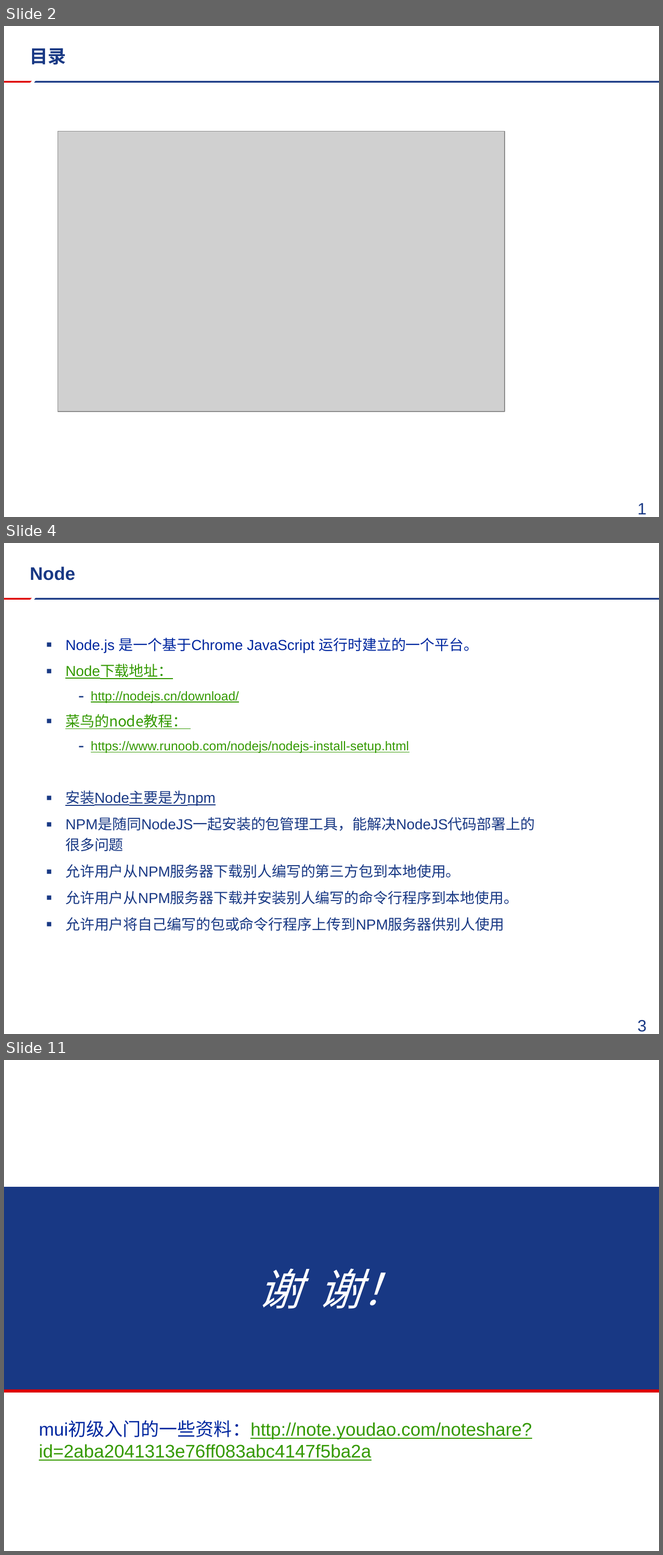
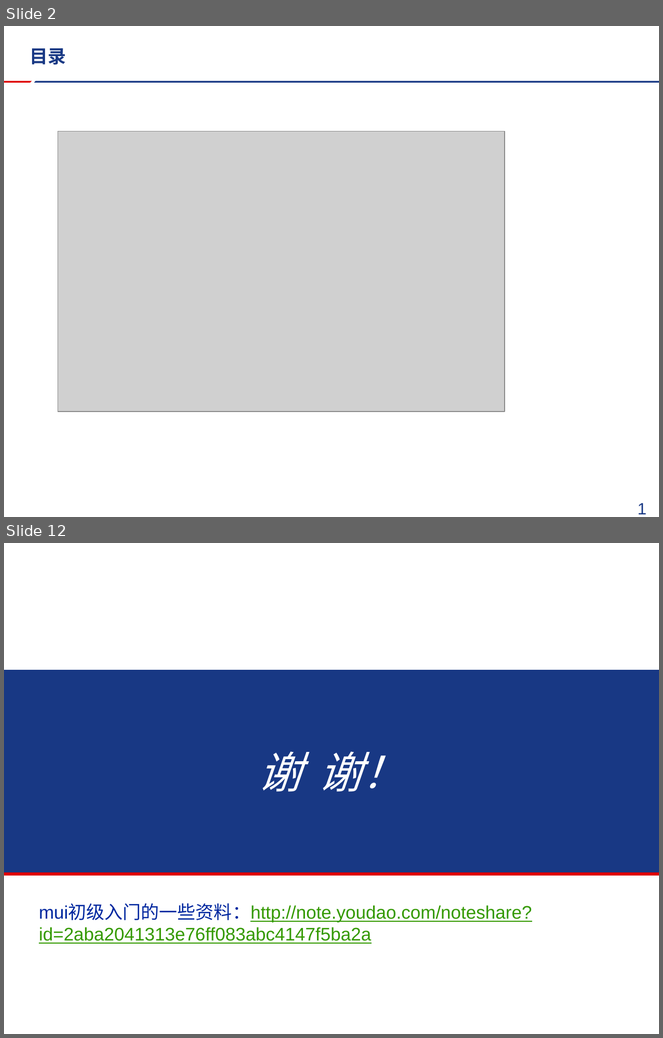
Before and after one commit to FireSmallPanda/swdt, a slide deck: javascript技术分享/mui以及推送分享.pptx. Shown one above the other, each under a label of ours: slides 2, 4 and 11 before the commit, slides 2 and 12 after it; the slides between them are not shown. The pictures are 663x1555 and 663x1038 pixels, drawn with LibreOffice and Linux fonts; fonts in the diff are those of the drawing; grey boxes stand for pictures; background and template pictures are left out. Boxes give left, top, right and bottom in pixels: in the first picture for what was removed or moved away, otherwise in the second. Text is boxed around its words. In the diff, an @@ line names an element or a change of style, - is before the commit and + after.

```diff
--- a/javascript技术分享/mui以及推送分享.pptx
+++ b/javascript技术分享/mui以及推送分享.pptx
@@ slide 4 removed at <box>4,543,659,1034</box>, background #FFFFFF; not listed: 2 template elements that a slide beside it also shows @@
@@ title removed at <box>30,566,76,580</box> @@
-Node
@@ text removed at <box>65,638,535,931</box> @@
-▪ Node.js 是一个基于Chrome JavaScript 运行时建立的一个平台。
-▪ Node下载地址：
-  – http://nodejs.cn/download/
-▪ 菜鸟的node教程：
-  – https://www.runoob.com/nodejs/nodejs-install-setup.html
-▪ 安装Node主要是为npm
-▪ NPM是随同NodeJS一起安装的包管理工具，能解决NodeJS代码部署上的很多问题
-▪ 允许用户从NPM服务器下载别人编写的第三方包到本地使用。
-▪ 允许用户从NPM服务器下载并安装别人编写的命令行程序到本地使用。
-▪ 允许用户将自己编写的包或命令行程序上传到NPM服务器供别人使用
@@ page number removed at <box>638,1020,647,1032</box> @@
-3
@@ what was slide 11 is now slide 12 @@
```
Also in this commit, not shown: 2 slides changed, 7 slides added, 5 other slides removed, 1 other file.
